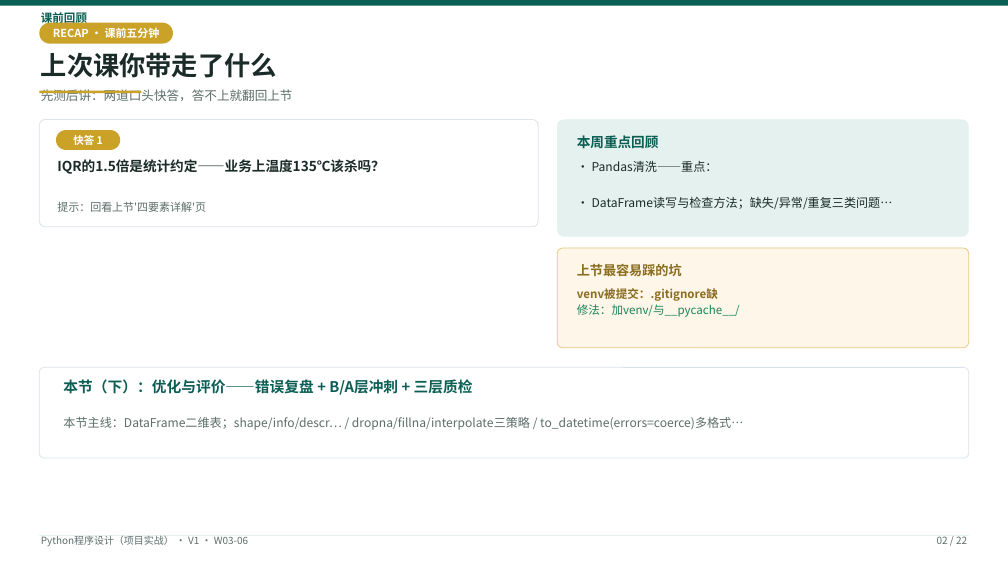
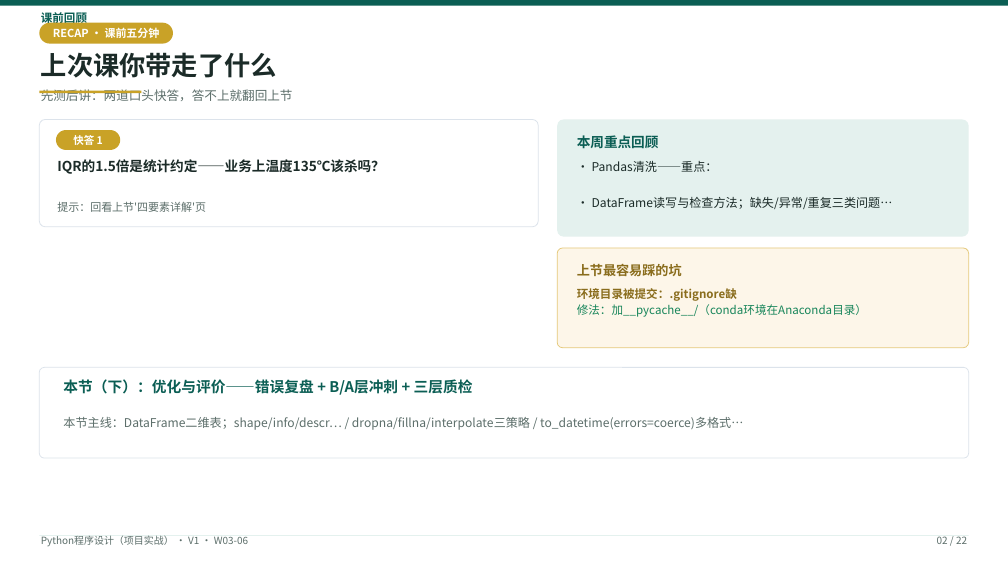
Before and after one commit to tianqiongenze/ai-course-teaching-resources, a slide deck: slide 2 of 03-Python程序设计-项目实战/V1授课PPT/W03-第6次课-从脏数据到可信数据.pptx. Drawn at 1008x567 pixels with LibreOffice and Linux fonts; fonts in the diff are those of the drawing. Boxes give left, top, right and bottom in pixels: in the first picture for what was removed or moved away, otherwise in the second. Text is boxed around its words. In the diff, an @@ line names an element or a change of style, - is before the commit and + after.

```diff
--- a/03-Python程序设计-项目实战/V1授课PPT/W03-第6次课-从脏数据到可信数据.pptx
+++ b/03-Python程序设计-项目实战/V1授课PPT/W03-第6次课-从脏数据到可信数据.pptx
@@ text at (577,288,867,317): text changed @@
-venv被提交：.gitignore缺
-修法：加venv/与__pycache__/
+环境目录被提交：.gitignore缺
+修法：加__pycache__/（conda环境在Anaconda目录）
```
Also in this commit, not shown: 5 other files.
